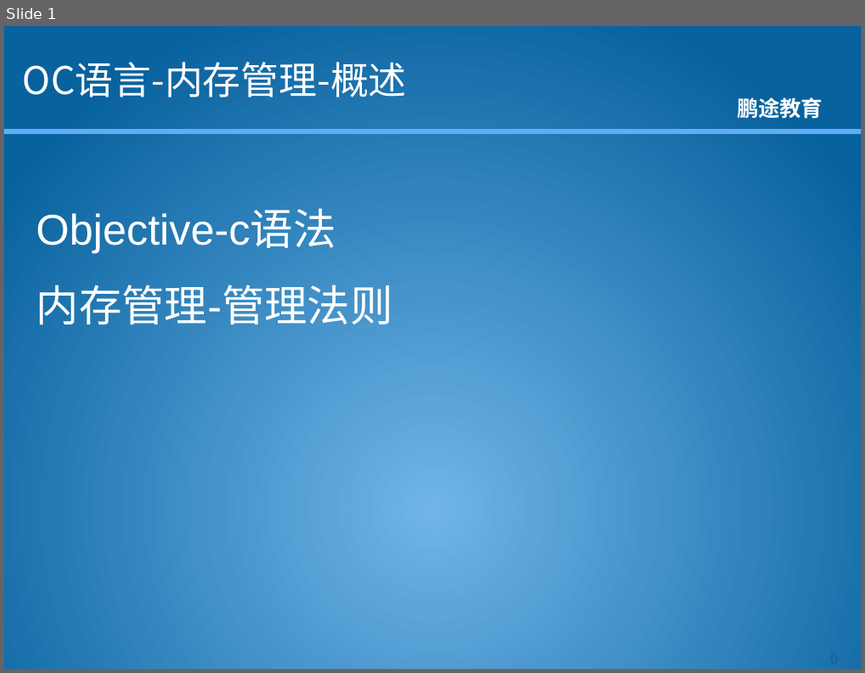
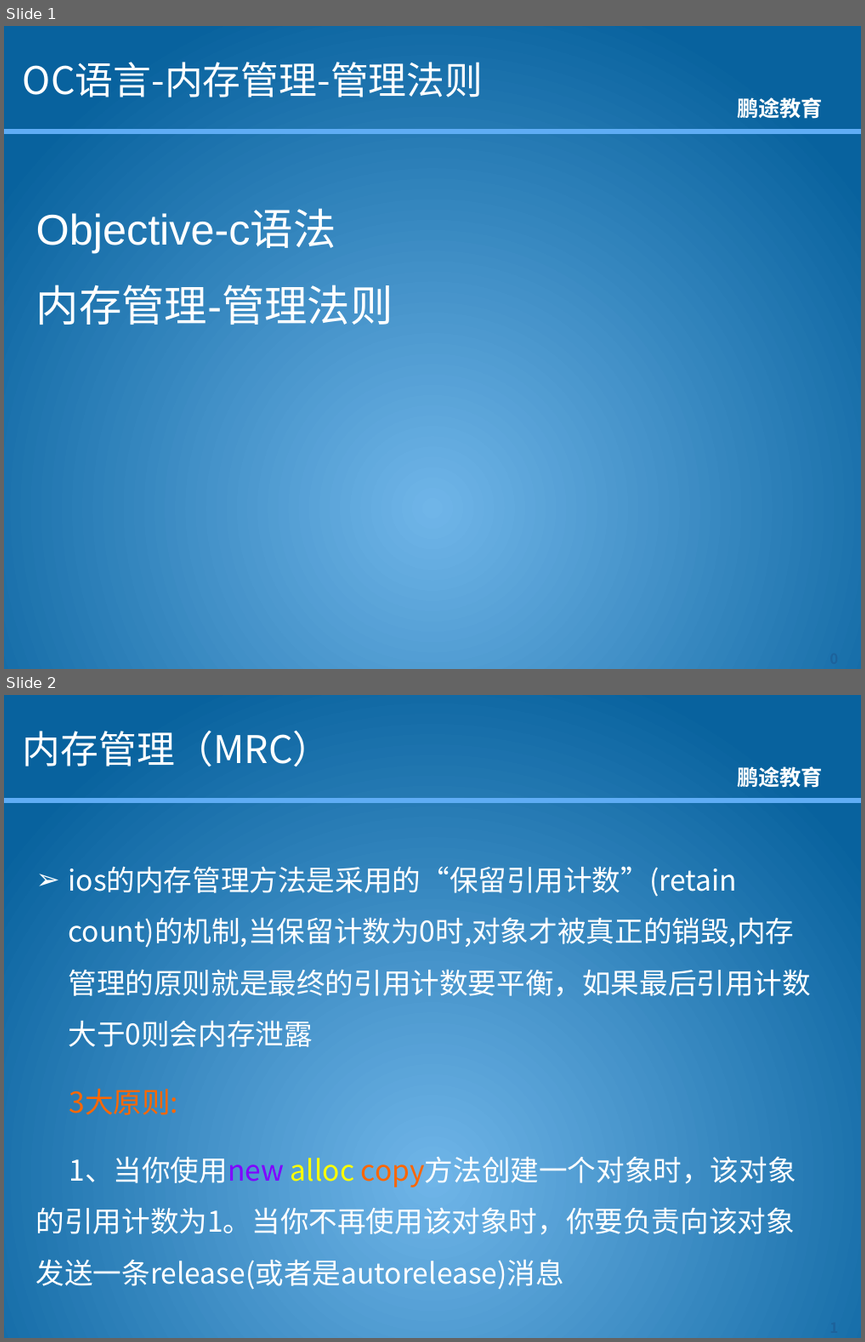
Before and after one commit to kkdmh77/gjh_baoche, a slide deck: 资料/课件/OC/OC语言-3.0-内存管理-管理法则.pptx. Shown one above the other, each under a label of ours: slide 1 before the commit, slides 1 and 2 after it. The pictures are 865x673 and 865x1342 pixels, drawn with LibreOffice and Linux fonts; fonts in the diff are those of the drawing; background and template pictures are left out. Boxes give left, top, right and bottom in pixels: in the first picture for what was removed or moved away, otherwise in the second. Text is boxed around its words. In the diff, an @@ line names an element or a change of style, - is before the commit and + after.

```diff
--- a/资料/课件/OC/OC语言-3.0-内存管理-管理法则.pptx
+++ b/资料/课件/OC/OC语言-3.0-内存管理-管理法则.pptx
@@ slide 2 added at [4, 695, 861, 1338], background picture (left out); not listed: 2 template elements that a slide beside it also shows @@
@@ title added at [23, 731, 331, 766], 32 pt, text #FFFFFF @@
+内存管理（MRC）
@@ text added at [36, 866, 811, 1291], 24 pt, text #FFFFFF @@
+➢ ios的内存管理方法是采用的“保留引用计数”(retain count)的机制,当保留计数为0时,对象才被真正的销毁,内存管理的原则就是最终的引用计数要平衡，如果最后引用计数大于0则会内存泄露
+3大原则:
+1、当你使用new alloc copy方法创建一个对象时，该对象的引用计数为1。当你不再使用该对象时，你要负责向该对象发送一条release(或者是autorelease)消息
@@ page number added at [796, 1313, 861, 1338], 12 pt, text #1D629B, bold @@
+1
@@ slide 1 changed as well @@
@@ title at [23, 62, 483, 97]: text changed @@
-OC语言-内存管理-概述
+OC语言-内存管理-管理法则
```
Also in this commit, not shown: 3 other slides added, 18 other files.
